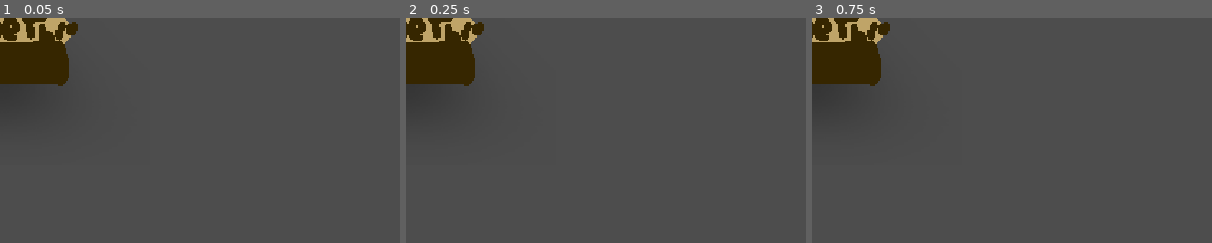
Above: before the commit, frames 1-3 (left to right).
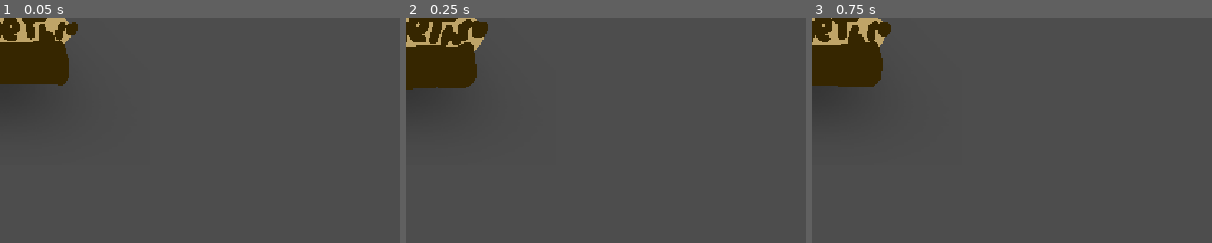
Above: after the commit, the same moments.

Repository: DBorgKiwami/game-jam-2
Game: Godot game, scene res://levels/drive_thru.tscn
Two runs of this game, one before a commit and one after it. Both use one fixed random seed, a clock stepped at 60 frames per second and the inputs below. This scene is started directly instead of the project's main scene.
Inputs (mouse positions are % of the whole screen's width and height, from its top left):
- Up to frame 1 (0.05 s): no input
- Up to frame 2 (0.25 s): no input
- Up to frame 3 (0.75 s): tap Enter at 0.5 s; move the mouse to (72, 45) at 0.52 s; hold Right (turn_right) from 0.53 s (still down); hold Up (gas_pedal) from 0.53 s (still down)
The pictures show only the part of the screen within x 0-50%, y 0-50%; the shares and areas given below are measured in that part.

Frame 1 is identical in both runs. In frame 2, 1.2% of the frame differs, in the area x 0-21%, y 0-32%; in frame 3, 0.7%.
Error in both runs: Invalid access to property or key 'global_position' on a base object of type 'null instance'. (res://levels/hud_pointer.gd:24)

Commit message:
Ending Scene

Diff:
--- a/levels/drive_thru.tscn
+++ b/levels/drive_thru.tscn
@@ -42,7 +42,8 @@
 [node name="AnimatedSprite2D" type="AnimatedSprite2D" parent="." unique_id=1322121508]
 z_index = 1
 sprite_frames = SubResource("SpriteFrames_g4v7s")
-frame_progress = 0.709643
+autoplay = "default"
+frame_progress = 0.14826298
 
 [node name="Area2D" type="Area2D" parent="." unique_id=179775869]
 
--- /dev/null
+++ b/levels/finalscene.tscn
@@ -0,0 +1,112 @@
+[gd_scene format=3 uid="uid://c3fxh2uaegfe6"]
+
+[ext_resource type="Texture2D" uid="uid://bvmwyebl4jni3" path="res://images/finalscene1.png" id="1_p7da5"]
+[ext_resource type="Texture2D" uid="uid://3d8853xua4eh" path="res://images/finalscene2.png" id="2_fokdw"]
+[ext_resource type="Texture2D" uid="uid://c3ewsullfohd4" path="res://images/finalscene3.png" id="3_hqgg6"]
+
+[sub_resource type="AnimatedTexture" id="AnimatedTexture_p7da5"]
+frames = 3
+frame_0/texture = ExtResource("1_p7da5")
+frame_0/duration = 0.1
+frame_1/texture = ExtResource("2_fokdw")
+frame_1/duration = 0.1
+frame_2/texture = ExtResource("3_hqgg6")
+frame_2/duration = 0.1
+
+[sub_resource type="Animation" id="Animation_fokdw"]
+length = 0.001
+tracks/0/type = "value"
+tracks/0/imported = false
+tracks/0/enabled = true
+tracks/0/path = NodePath("TextureRect:modulate")
+tracks/0/interp = 1
+tracks/0/loop_wrap = true
+tracks/0/keys = {
+"times": PackedFloat32Array(0),
+"transitions": PackedFloat32Array(1),
+"update": 0,
+"values": [Color(1, 1, 1, 1)]
+}
+tracks/1/type = "value"
+tracks/1/imported = false
+tracks/1/enabled = true
+tracks/1/path = NodePath("Label:text")
+tracks/1/interp = 1
+tracks/1/loop_wrap = true
+tracks/1/keys = {
+"times": PackedFloat32Array(0),
+"transitions": PackedFloat32Array(1),
+"update": 1,
+"values": ["Label"]
+}
+
+[sub_resource type="Animation" id="Animation_hqgg6"]
+resource_name = "ending"
+length = 100.0
+tracks/0/type = "value"
+tracks/0/imported = false
+tracks/0/enabled = true
+tracks/0/path = NodePath("TextureRect:modulate")
+tracks/0/interp = 1
+tracks/0/loop_wrap = true
+tracks/0/keys = {
+"times": PackedFloat32Array(0, 5),
+"transitions": PackedFloat32Array(1, 1),
+"update": 0,
+"values": [Color(0, 0, 0, 1), Color(0.5963668, 0.5963674, 0.59636694, 1)]
+}
+tracks/1/type = "value"
+tracks/1/imported = false
+tracks/1/enabled = true
+tracks/1/path = NodePath("Label:text")
+tracks/1/interp = 1
+tracks/1/loop_wrap = true
+tracks/1/keys = {
+"times": PackedFloat32Array(0, 10),
+"transitions": PackedFloat32Array(1, 1),
+"update": 1,
+"values": ["", "Still Beats Walking"]
+}
+
+[sub_resource type="AnimationLibrary" id="AnimationLibrary_ecft6"]
+_data = {
+&"RESET": SubResource("Animation_fokdw"),
+&"ending": SubResource("Animation_hqgg6")
+}
+
+[sub_resource type="SystemFont" id="SystemFont_yf5fn"]
+font_names = PackedStringArray("Courier New")
+
+[node name="Panel" type="CanvasLayer" unique_id=2095912444]
+
+[node name="TextureRect" type="TextureRect" parent="." unique_id=263709689]
+anchors_preset = 8
+anchor_left = 0.5
+anchor_top = 0.5
+anchor_right = 0.5
+anchor_bottom = 0.5
+offset_left = -960.0
+offset_top = -540.0
+offset_right = 960.0
+offset_bottom = 540.0
+grow_horizontal = 2
+grow_vertical = 2
+scale = Vector2(0.67999935, 0.67999935)
+pivot_offset = Vector2(956, 540)
+texture = SubResource("AnimatedTexture_p7da5")
+
+[node name="AnimationPlayer" type="AnimationPlayer" parent="." unique_id=1735686910]
+libraries/ = SubResource("AnimationLibrary_ecft6")
+autoplay = &"ending"
+
+[node name="Label" type="Label" parent="." unique_id=1010953100]
+offset_left = -27.0
+offset_top = 69.0
+offset_right = 1182.0
+offset_bottom = 190.0
+pivot_offset = Vector2(565.395, 0)
+size_flags_horizontal = 4
+theme_override_fonts/font = SubResource("SystemFont_yf5fn")
+theme_override_font_sizes/font_size = 80
+text = "Label"
+horizontal_alignment = 1
--- a/levels/grocery_store.tscn
+++ b/levels/grocery_store.tscn
@@ -42,6 +42,7 @@
 [node name="AnimatedSprite2D" type="AnimatedSprite2D" parent="." unique_id=345345283]
 z_index = 1
 sprite_frames = SubResource("SpriteFrames_j4hm7")
+autoplay = "default"
 frame = 1
 frame_progress = 0.49952003
 
Binary file added: images/finalscene1.png
Not shown, added: images/finalscene1.png.import
Binary file added: images/finalscene2.png
Not shown, added: images/finalscene2.png.import
Binary file added: images/finalscene3.png
Not shown, added: images/finalscene3.png.import
